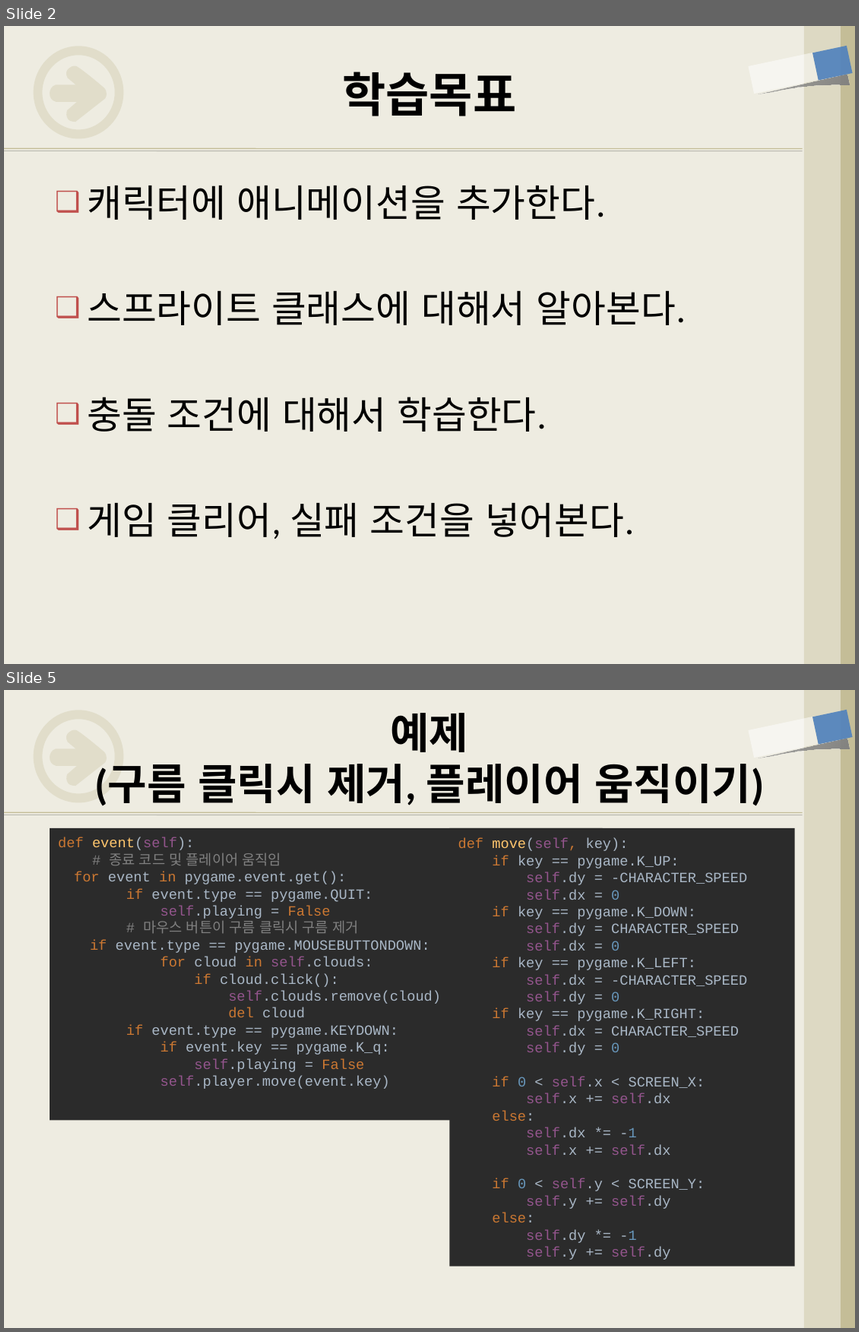
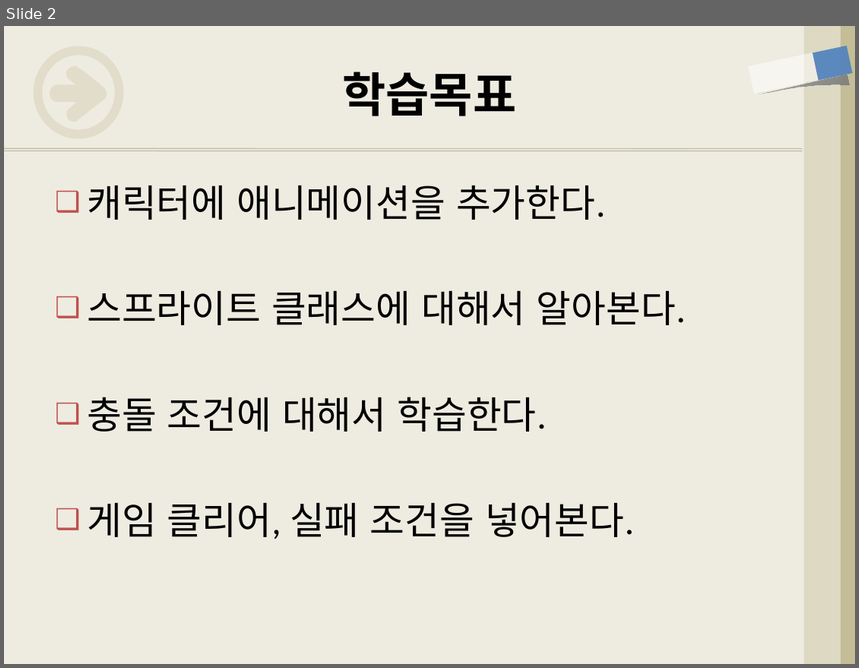
Before and after one commit to freshmea/weizman_python_class, a slide deck: textbook/파이썬5-4교시.pptx. Shown one above the other, each under a label of ours: slides 2 and 5 before the commit, slide 2 after it; the slides between them are not shown. The pictures are 859x1332 and 859x668 pixels, drawn with LibreOffice and Linux fonts; fonts in the diff are those of the drawing. Boxes give left, top, right and bottom in pixels: in the first picture for what was removed or moved away, otherwise in the second. Text is boxed around its words. In the diff, an @@ line names an element or a change of style, - is before the commit and + after.

```diff
--- a/textbook/파이썬5-4교시.pptx
+++ b/textbook/파이썬5-4교시.pptx
@@ slide 5 removed at (4, 690, 855, 1328), background #EEECE1; not listed: 8 template elements that a slide beside it also shows @@
@@ title removed at (94, 713, 765, 806) @@
-예제
-(구름 클릭시 제거, 플레이어 움직이기)
@@ rectangle removed at (50, 828, 603, 1120) @@
-def event(self):
-# 종료 코드 및 플레이어 움직임
-for event in pygame.event.get():
-if event.type == pygame.QUIT:
-self.playing = False
-# 마우스 버튼이 구름 클릭시 구름 제거
-if event.type == pygame.MOUSEBUTTONDOWN:
-for cloud in self.clouds:
-if cloud.click():
-self.clouds.remove(cloud)
-del cloud
-if event.type == pygame.KEYDOWN:
-if event.key == pygame.K_q:
-self.playing = False
-self.player.move(event.key)
@@ rectangle removed at (450, 828, 796, 1266) @@
-def move(self, key):
-if key == pygame.K_UP:
-self.dy = -CHARACTER_SPEED
-self.dx = 0
-if key == pygame.K_DOWN:
-self.dy = CHARACTER_SPEED
-self.dx = 0
-if key == pygame.K_LEFT:
-self.dx = -CHARACTER_SPEED
-self.dy = 0
-if key == pygame.K_RIGHT:
-self.dx = CHARACTER_SPEED
-self.dy = 0
-if 0 < self.x < SCREEN_X:
-self.x += self.dx
-else:
-self.dx *= -1
-self.x += self.dx
-if 0 < self.y < SCREEN_Y:
-self.y += self.dy
-else:
-self.dy *= -1
-self.y += self.dy
```
Also in this commit, not shown: 2 slides changed, 4 slides added, 4 other slides removed, 1 other file.
